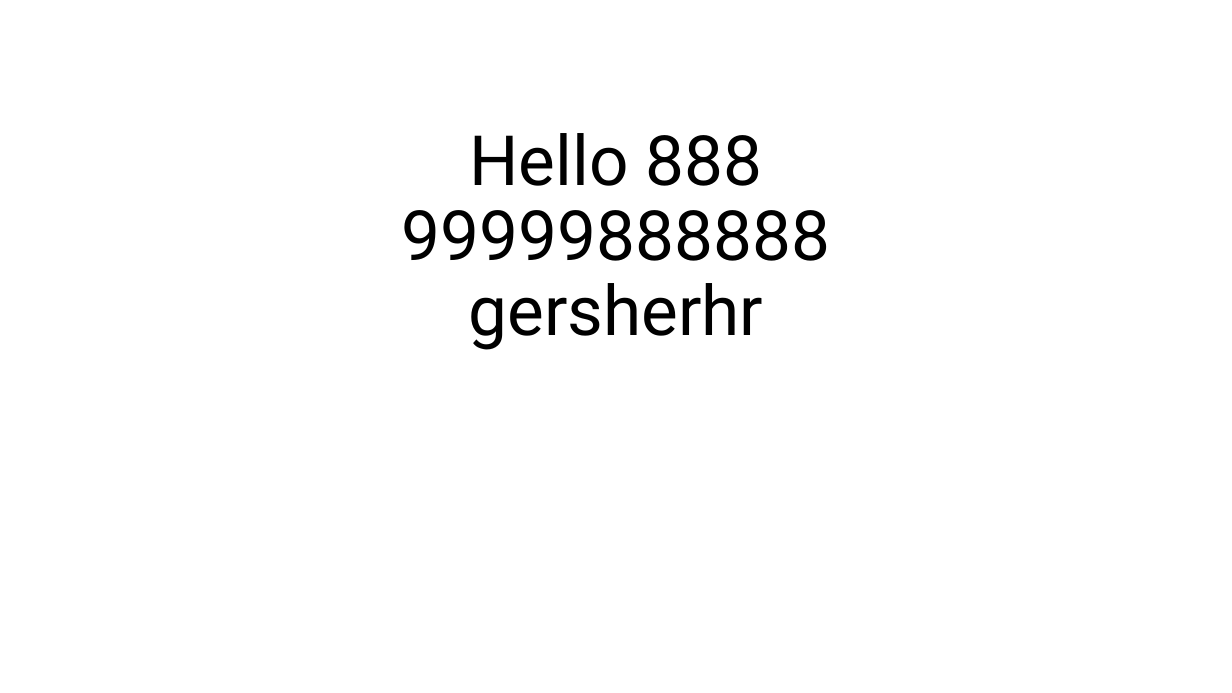
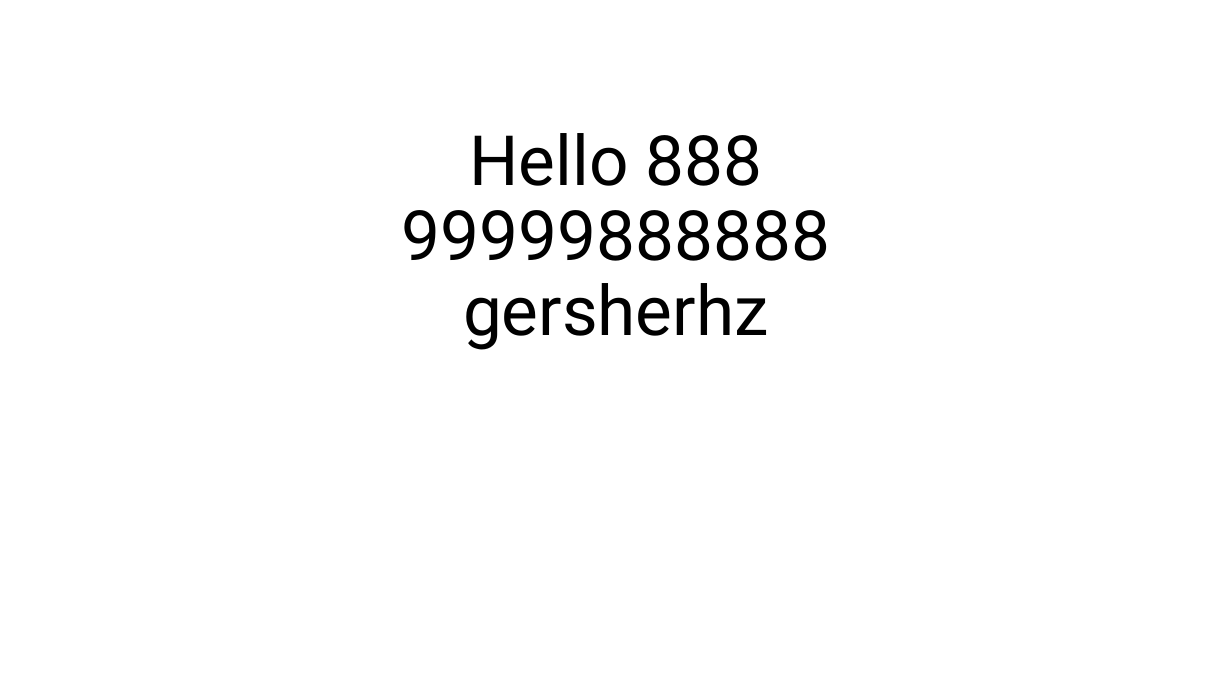
Before and after one commit to jimmy556807-droid/test, a slide deck: slide 1 of test1.pptx. Drawn at 1232x693 pixels with LibreOffice and Linux fonts; fonts in the diff are those of the drawing. Boxes give left, top, right and bottom in pixels: in the first picture for what was removed or moved away, otherwise in the second. Text is boxed around its words. In the diff, an @@ line names an element or a change of style, - is before the commit and + after.

Commit message:
change to z
zz

```diff
--- a/test1.pptx
+++ b/test1.pptx
@@ title at <box>402,133,830,350</box>: text changed @@
-Hello 888
-99999888888
-gersherhr
+Hello 888
+99999888888
+gersherhz
```
